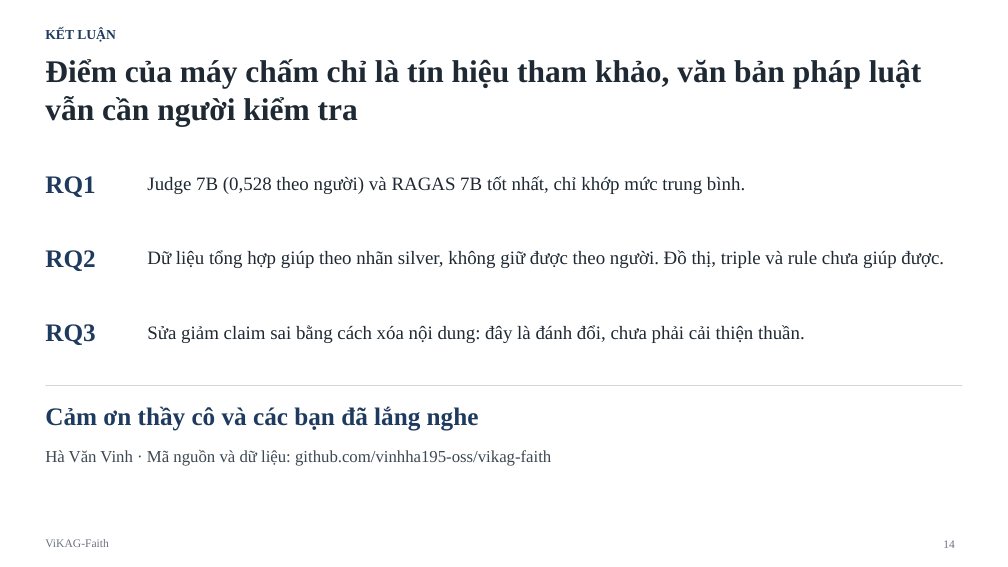
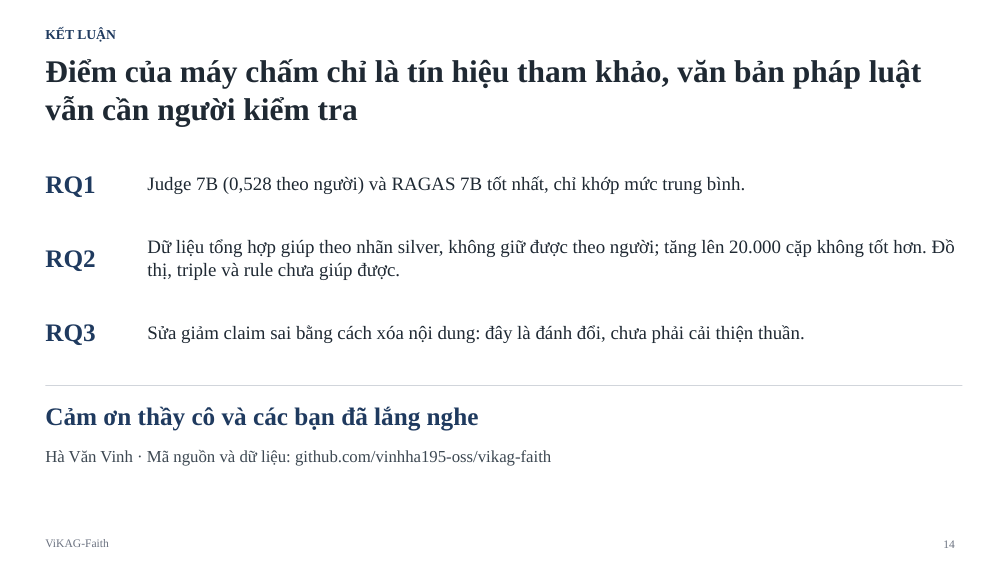
Before and after one commit to vinhha195-oss/vikag-faith, a slide deck: slide 14 of nop_bai/ViKAG-Faith_BaiBao_slide.pptx. Drawn at 1008x567 pixels with LibreOffice and Linux fonts; fonts in the diff are those of the drawing. Boxes give left, top, right and bottom in pixels: in the first picture for what was removed or moved away, otherwise in the second. Text is boxed around its words. In the diff, an @@ line names an element or a change of style, - is before the commit and + after.

```diff
--- a/nop_bai/ViKAG-Faith_BaiBao_slide.pptx
+++ b/nop_bai/ViKAG-Faith_BaiBao_slide.pptx
@@ text at box(147, 239, 955, 280): text changed @@
-Dữ liệu tổng hợp giúp theo nhãn silver, không giữ được theo người. Đồ thị, triple và rule chưa giúp được.
+Dữ liệu tổng hợp giúp theo nhãn silver, không giữ được theo người; tăng lên 20.000 cặp không tốt hơn. Đồ thị, triple và rule chưa giúp được.
```
Also in this commit, not shown: 2 other slides changed, 17 other files.
